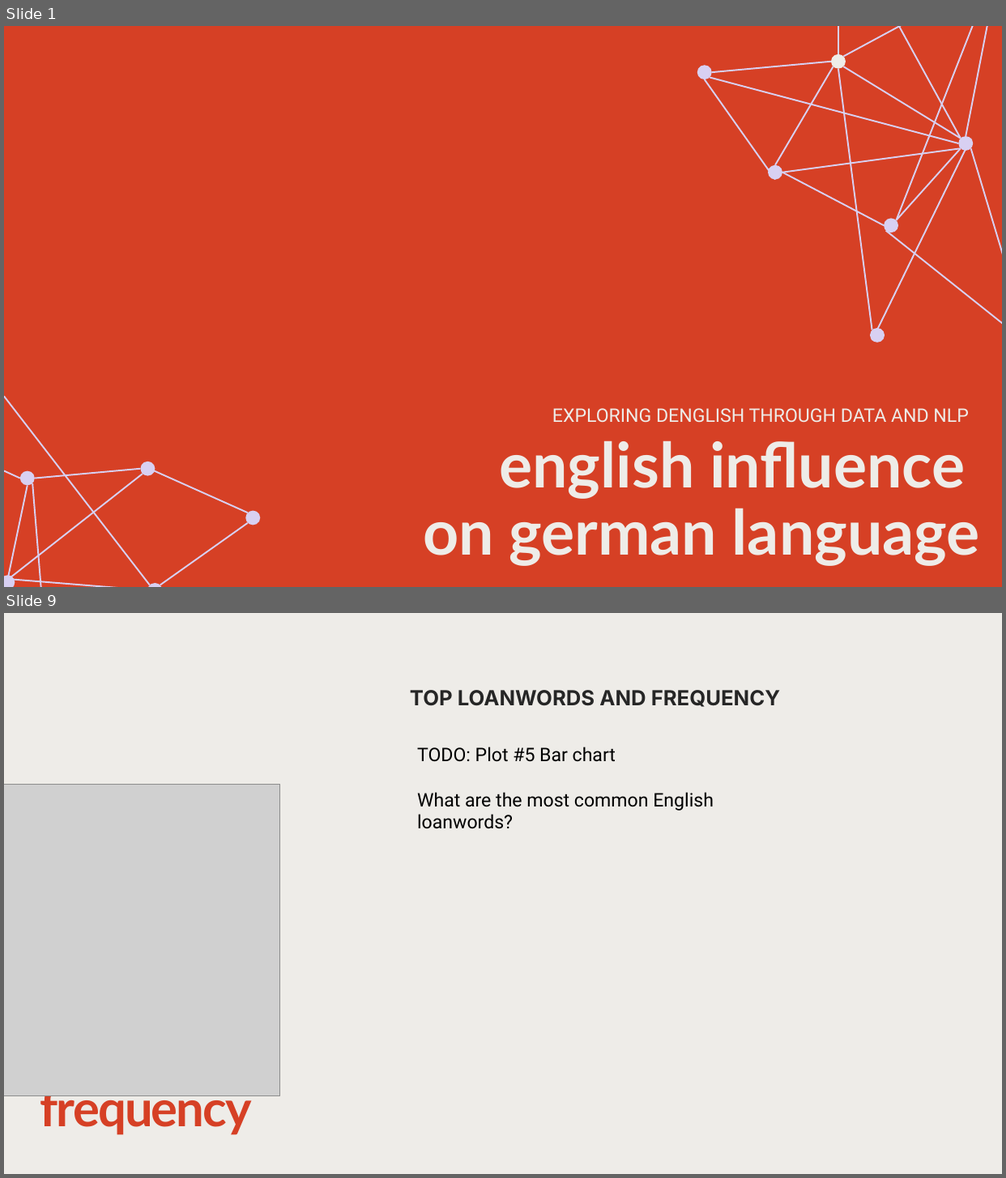
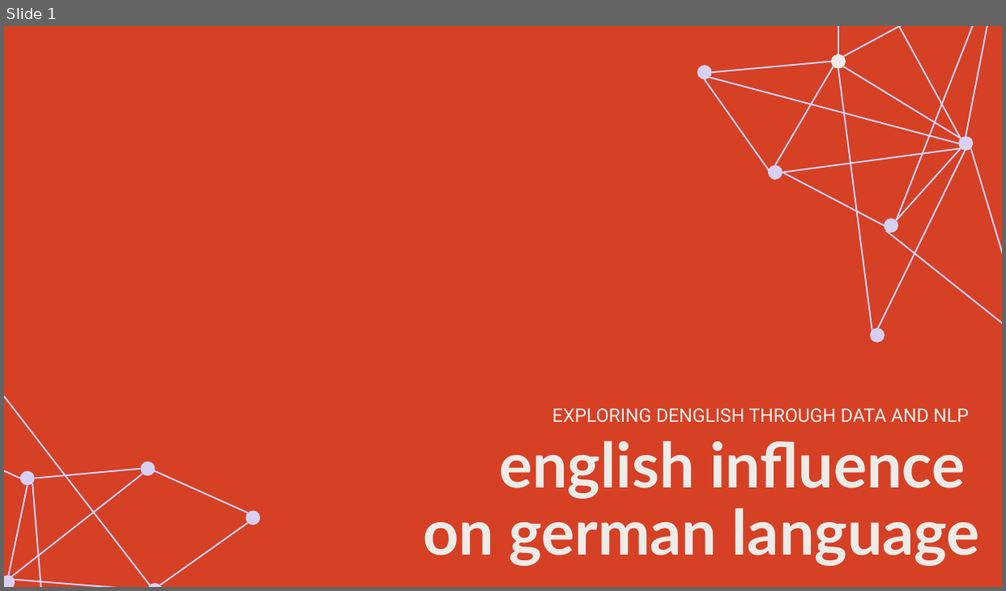
Before and after one commit to halfpintutopia/DA-deutsch-englisch-einfluss, a slide deck: DA_Final_Presentation.pptx. Shown one above the other, each under a label of ours: slides 1 and 9 before the commit, slide 1 after it; the slides between them are not shown. The pictures are 1006x1178 and 1006x591 pixels, drawn with LibreOffice and Linux fonts; fonts in the diff are those of the drawing; grey boxes stand for pictures. Boxes give left, top, right and bottom in pixels: in the first picture for what was removed or moved away, otherwise in the second. Text is boxed around its words. In the diff, an @@ line names an element or a change of style, - is before the commit and + after.

```diff
--- a/DA_Final_Presentation.pptx
+++ b/DA_Final_Presentation.pptx
@@ slide 9 removed at [4, 613, 1002, 1174], background #EEECE8 @@
@@ text removed at [410, 690, 780, 707] @@
-TOP LOANWORDS AND FREQUENCY
@@ text removed at [417, 747, 714, 811] @@
-TODO: Plot #5 Bar chart
-What are the most common English loanwords?
@@ picture removed at [4, 785, 280, 1097] @@
@@ title removed at [40, 1096, 252, 1135] @@
-frequency
```
Also in this commit, not shown: 4 slides changed, 6 slides added, 6 other slides removed.
